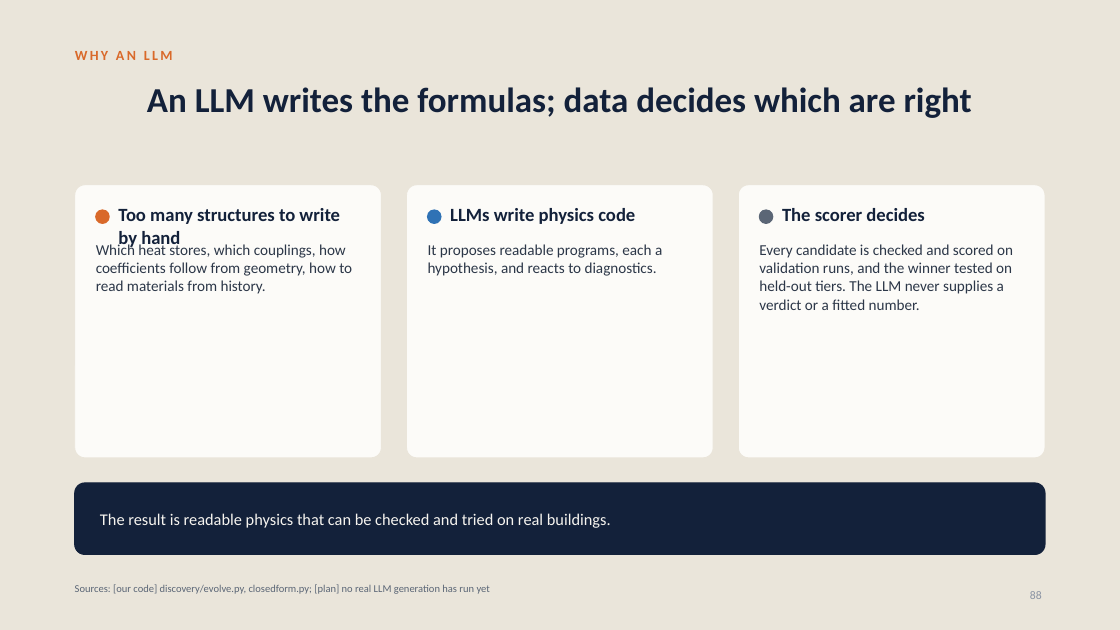
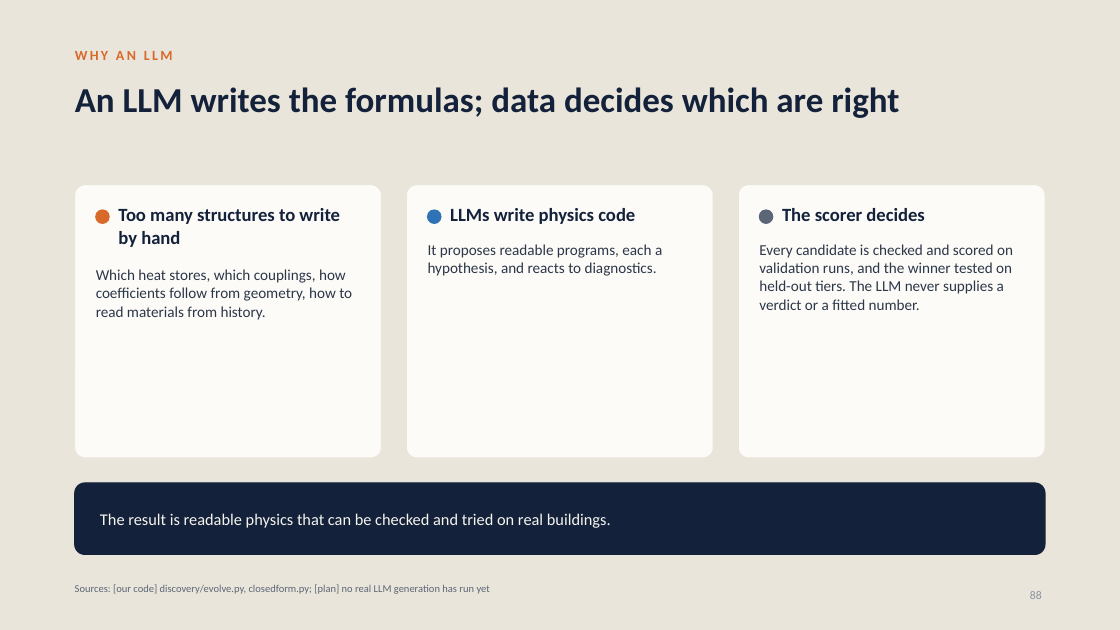
Before and after one commit to srivathsanb14/working-code, a slide deck: slide 88 of docs/One_Controller_for_Every_Building_meeting.pptx. Drawn at 1120x630 pixels with LibreOffice and Linux fonts; fonts in the diff are those of the drawing. Boxes give left, top, right and bottom in pixels: in the first picture for what was removed or moved away, otherwise in the second. Text is boxed around its words. In the diff, an @@ line names an element or a change of style, - is before the commit and + after.

```diff
--- a/docs/One_Controller_for_Every_Building_meeting.pptx
+++ b/docs/One_Controller_for_Every_Building_meeting.pptx
@@ title "An LLM writes the formulas; ..." at [75,87,899,118]: alignment centre to left @@
@@ text "Which heat stores, which couplings, ...": place and size @@
-text "Which heat stores, which couplings, ..." at [96,242,352,294]
+text "Which heat stores, which couplings, ..." at [96,269,352,320]
```
Also in this commit, not shown: 153 other slides changed, 4 other files.
